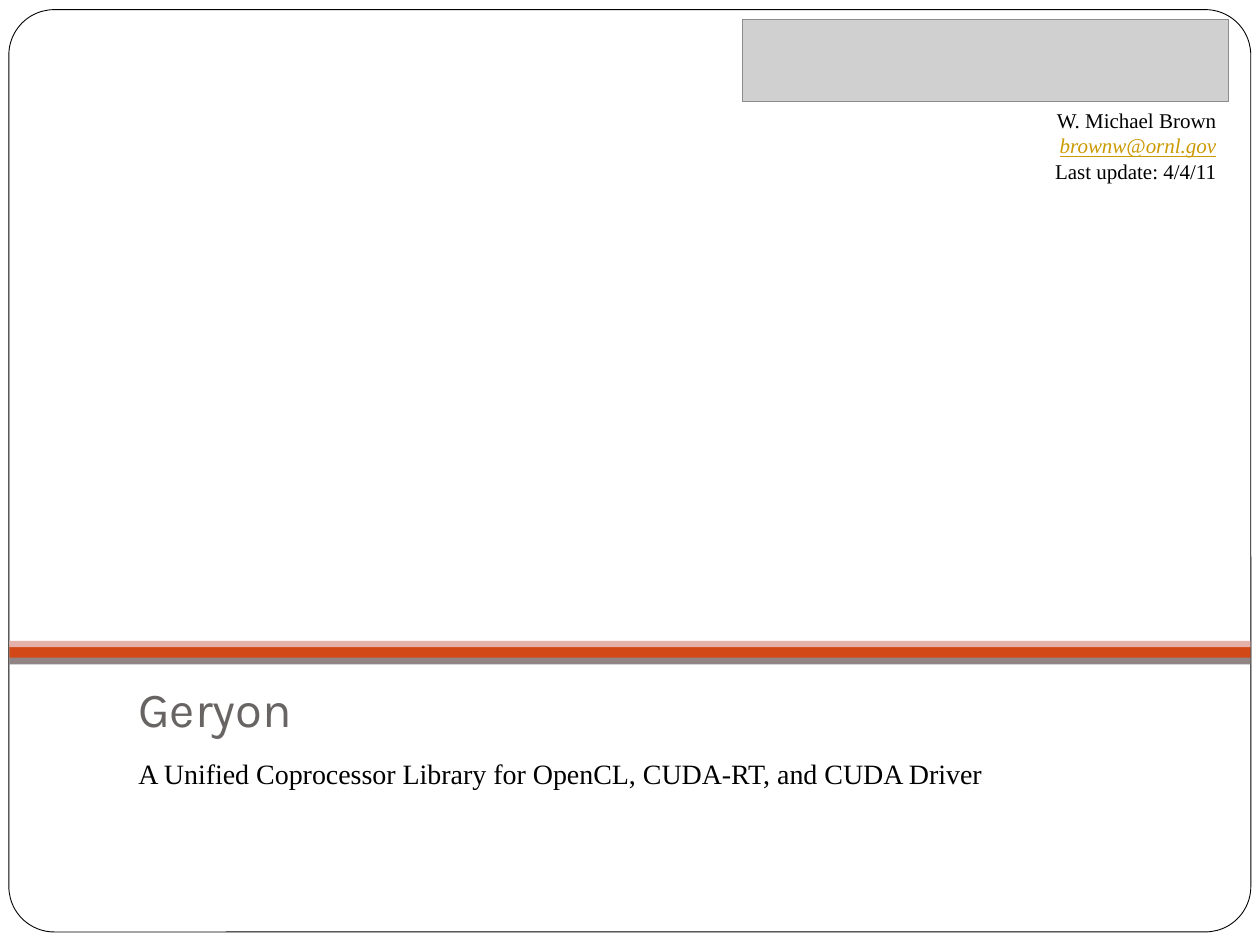
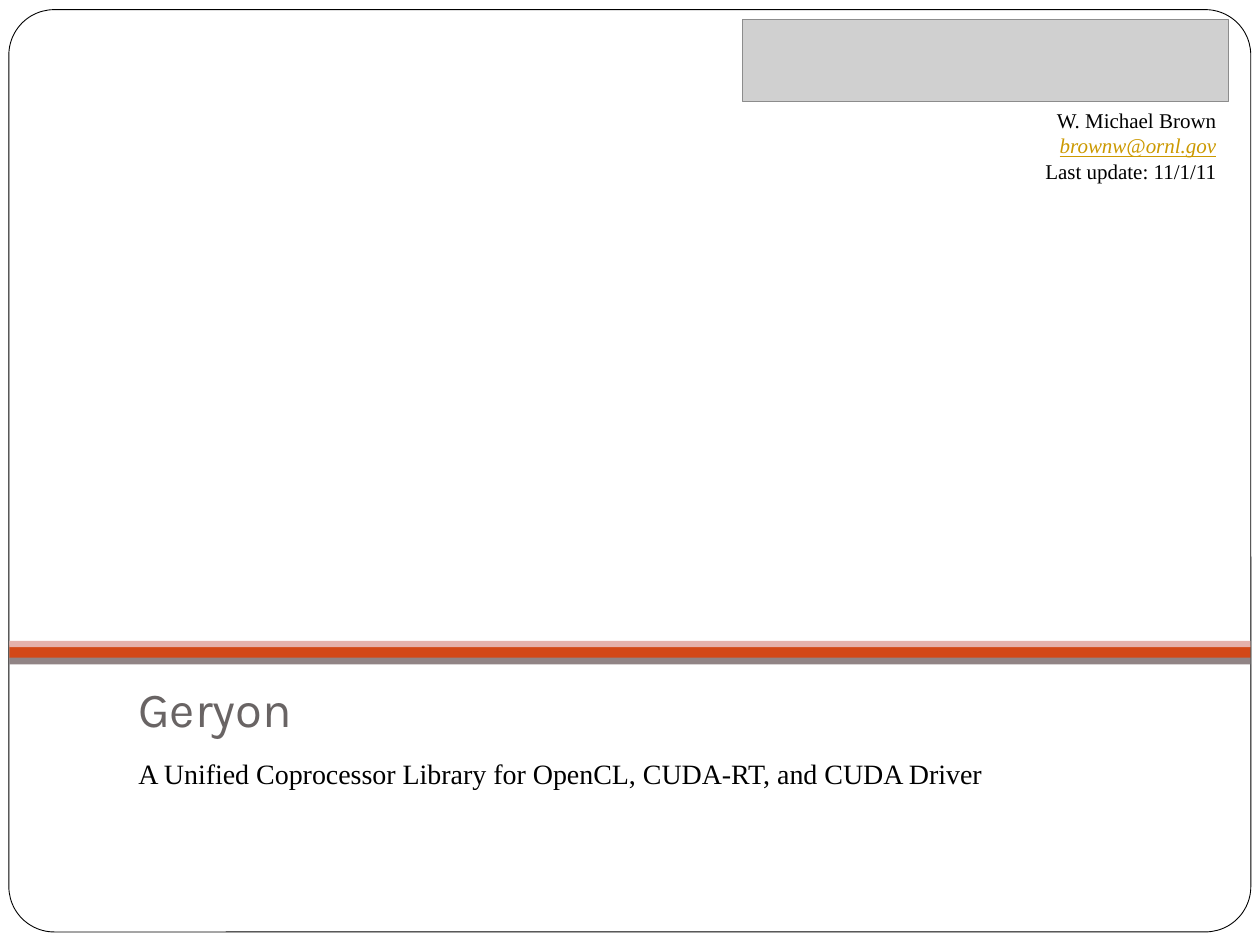
Before and after one commit to scicomp/geryon, a slide deck: slide 1 of geryon.pptx. Drawn at 1260x945 pixels with LibreOffice and Linux fonts; fonts in the diff are those of the drawing; grey boxes stand for pictures. Boxes give left, top, right and bottom in pixels: in the first picture for what was removed or moved away, otherwise in the second. Text is boxed around its words. In the diff, an @@ line names an element or a change of style, - is before the commit and + after.

Commit message:
Geryon: Adding more error checking options to device set function.

```diff
--- a/geryon.pptx
+++ b/geryon.pptx
@@ text at (1045,164,1217,183): text changed @@
-Last update: 4/4/11
+Last update: 11/1/11
```
Also in this commit, not shown: 3 other slides changed, 1 slide added, 3 other files.
